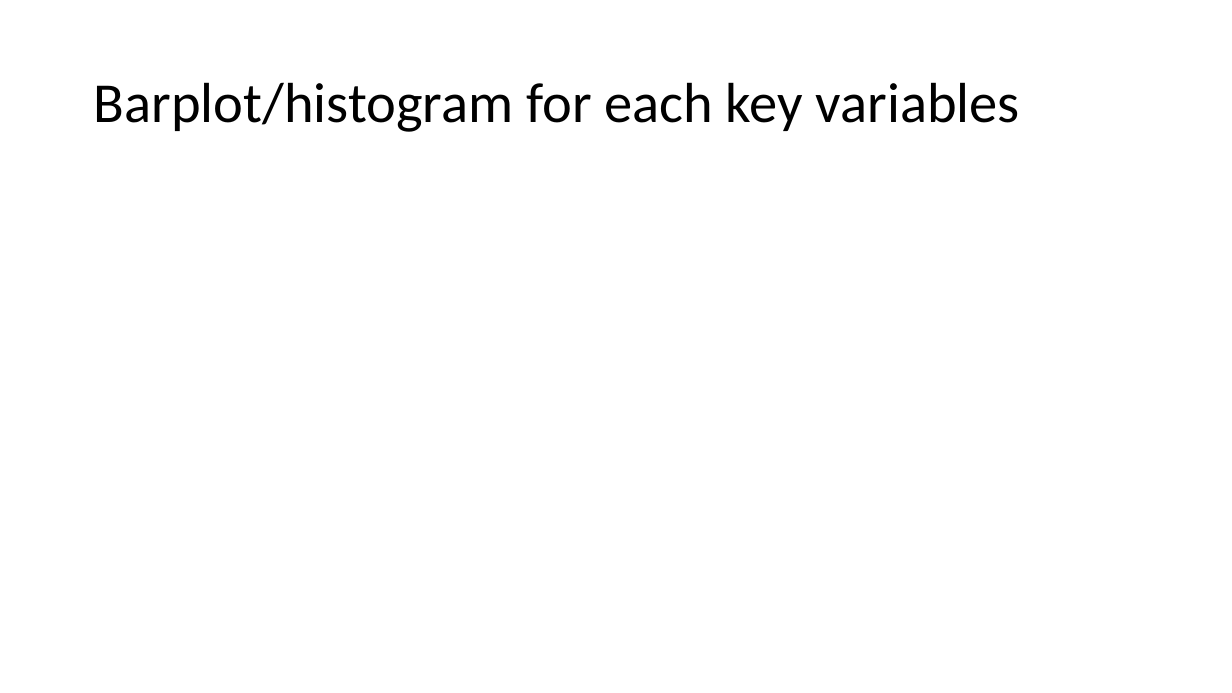
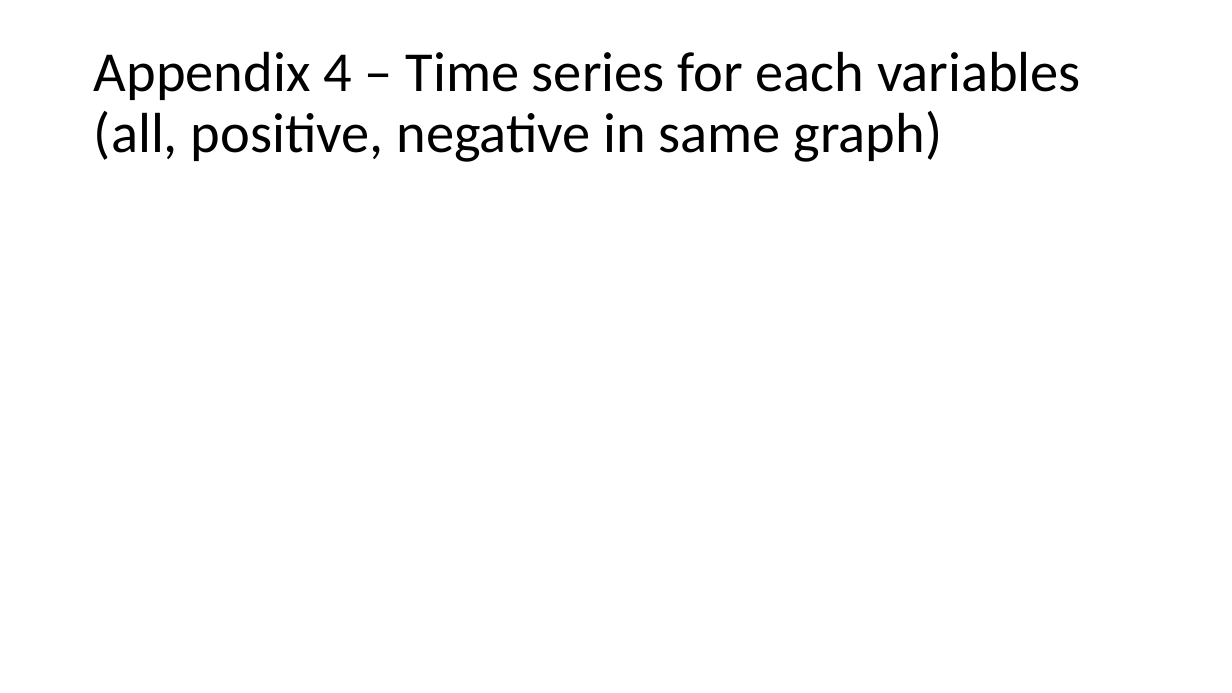
Before and after one commit to gentley99/IOD_2020_JIN, a slide deck: slide 25 of Assignment/Financial/Presentation1.pptx (slide 9 before the commit). Drawn at 1232x693 pixels with LibreOffice and Linux fonts; fonts in the diff are those of the drawing. Boxes give left, top, right and bottom in pixels: in the first picture for what was removed or moved away, otherwise in the second. Text is boxed around its words. In the diff, an @@ line names an element or a change of style, - is before the commit and + after.

```diff
--- a/Assignment/Financial/Presentation1.pptx
+++ b/Assignment/Financial/Presentation1.pptx
@@ title at [94, 51, 1081, 162]: text changed @@
-Barplot/histogram for each key variables
+Appendix 4 – Time series for each variables (all, positive, negative in same graph)
```
Also in this commit, not shown: 7 other slides changed, 15 slides added, 5 slides removed, 17 other files.
